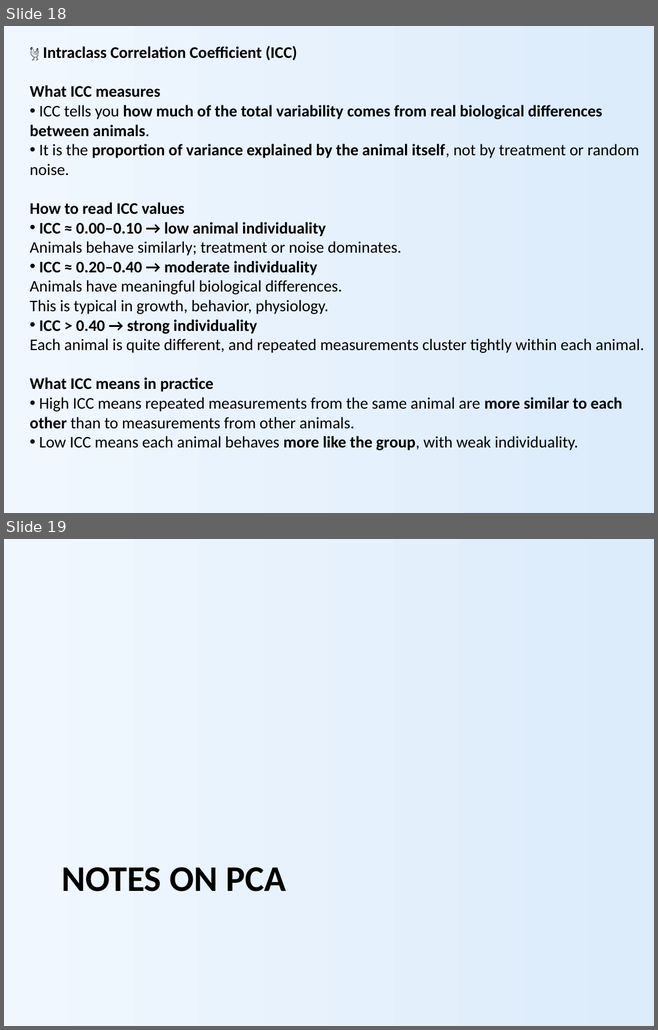
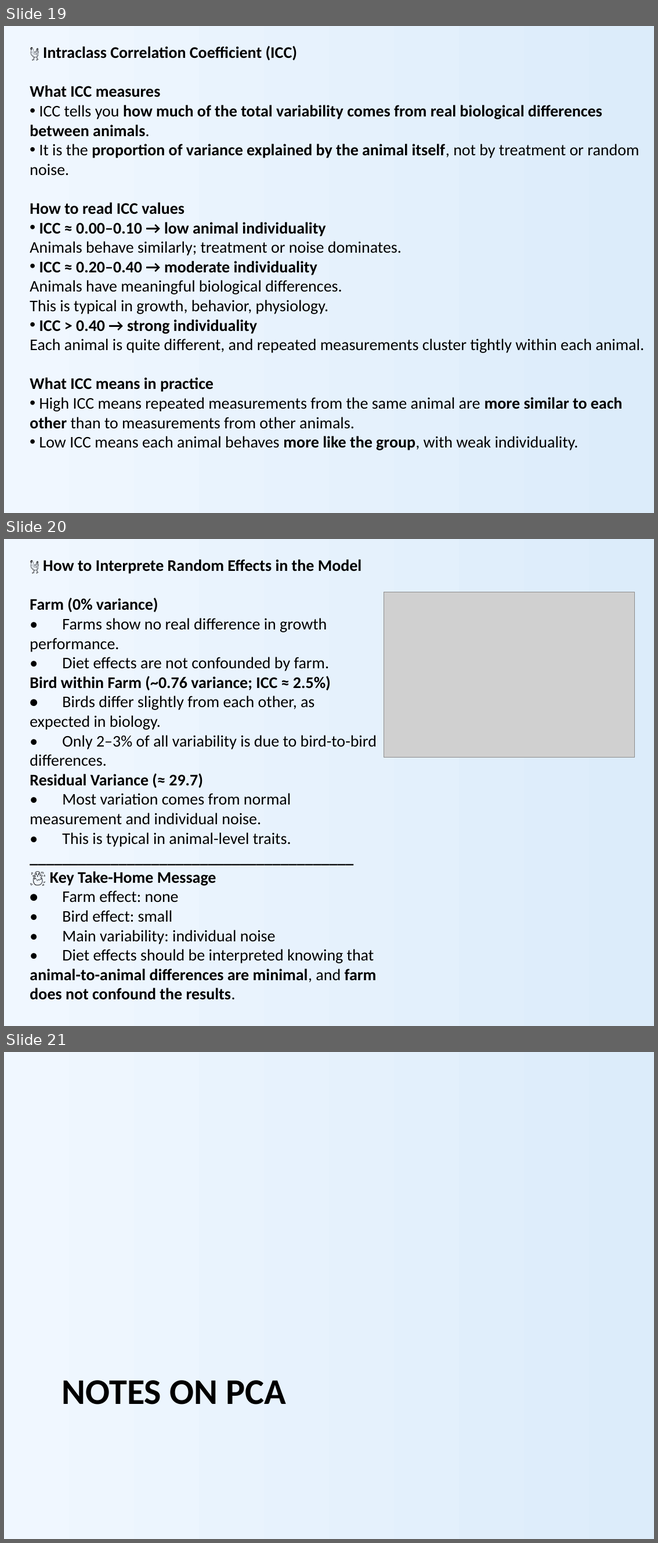
Before and after one commit to nicola-palmieri/TableAnalyzer, a slide deck: presentations/Table_Analyzer_Overview.pptx. Shown one above the other, each under a label of ours: slides 18 and 19 before the commit, slides 19, 20 and 21 after it. The pictures are 658x1030 and 658x1543 pixels, drawn with LibreOffice and Linux fonts; fonts in the diff are those of the drawing; grey boxes stand for pictures. Boxes give left, top, right and bottom in pixels: in the first picture for what was removed or moved away, otherwise in the second. Text is boxed around its words. In the diff, an @@ line names an element or a change of style, - is before the commit and + after.

```diff
--- a/presentations/Table_Analyzer_Overview.pptx
+++ b/presentations/Table_Analyzer_Overview.pptx
@@ slide 20 added at [4,539,654,1026], background gradient #F0F7FF to #DCECFA @@
@@ text added at [30,559,376,1000], 18 pt, text #000000 @@
+🐔 How to Interprete Random Effects in the Model
+Farm (0% variance)
+• Farms show no real difference in growth performance.
+• Diet effects are not confounded by farm.
+Bird within Farm (~0.76 variance; ICC ≈ 2.5%)
+• Birds differ slightly from each other, as expected in biology.
+• Only 2–3% of all variability is due to bird-to-bird differences.
+Residual Variance (≈ 29.7)
+• Most variation comes from normal measurement and individual noise.
+• This is typical in animal-level traits.
+________________________________________
+🐣 Key Take-Home Message
+• Farm effect: none
+• Bird effect: small
+• Main variability: individual noise
+• Diet effects should be interpreted knowing that animal-to-animal differences are minimal, and farm does not confound the results.
@@ picture added at [384,592,634,757] @@
@@ what was slide 18 is now slide 19 @@
@@ what was slide 19 is now slide 21 @@
```
Also in this commit, not shown: 3 other slides added, 3 other files.
